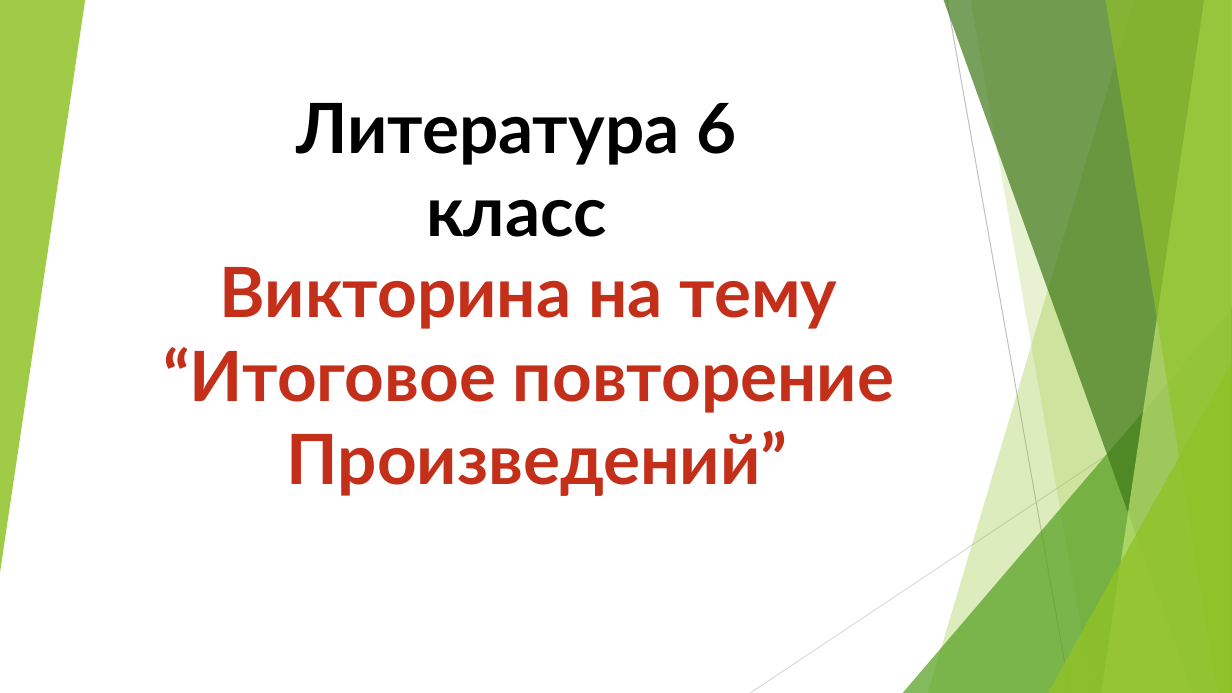
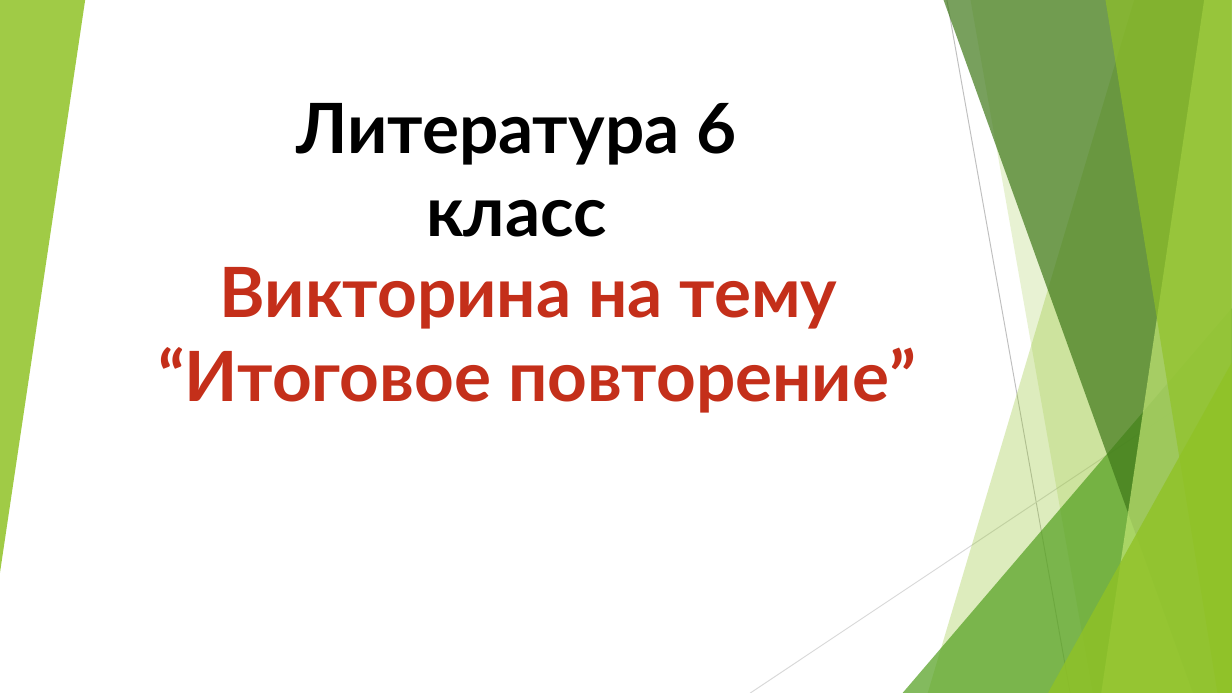
Before and after one commit to Yaric2010/ABOBA228, a slide deck: slide 1 of Презентация_ЯРИК_ЗЩЕЙНАБ_РЕНАТ_АМИРА.pptx. Drawn at 1232x693 pixels with LibreOffice and Linux fonts; fonts in the diff are those of the drawing. Boxes give left, top, right and bottom in pixels: in the first picture for what was removed or moved away, otherwise in the second. Text is boxed around its words. In the diff, an @@ line names an element or a change of style, - is before the commit and + after.

```diff
--- a/Презентация_ЯРИК_ЗЩЕЙНАБ_РЕНАТ_АМИРА.pptx
+++ b/Презентация_ЯРИК_ЗЩЕЙНАБ_РЕНАТ_АМИРА.pptx
@@ text at bbox=[158, 347, 916, 413]: text changed @@
-“Итоговое повторение
-Произведений”
+“Итоговое повторение”
```
Also in this commit, not shown: 1 other slide changed, 25 slides added.
